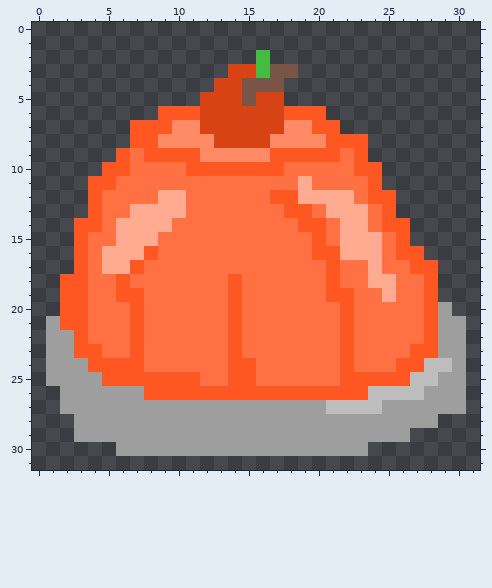
A pixel-art file gets an edit: dev/asprite/pudding.aseprite. Above is the file before it was changed.
32x32 pixels, 1 frame.
And afterwards:
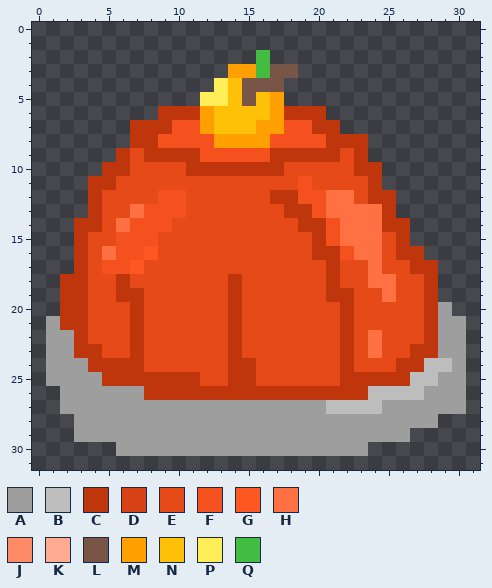
Palette (. is transparent): A #9e9e9e  B #bdbdbd  C #bf360c  D #d84315  E #e64a19  F #f4511e  G #ff5722  H #ff7043  J #ff8a65  K #ffab91  L #795548  M #ffa000  N #ffc107  P #ffee58  Q #42bd41
Diff:
Changed rows in their new state; - is an unchanged pixel.
first column x 2:
 3 ------------MM-------------
 4 -----------PN--------------
 5 ----------PPN-NM-----------
 6 -------CCCMNNNNMCCC--------
 7 -----CCCFFMNNNMMFFCC-------
 8 -----CCFFFFMMMMFFFFCCC-----
 9 ----CECCCCFFFFFCCCCCEC-----
10 ---CCEEEECCCCCCCEEEEECC----
11 --CCEEEEEEEEEEEEEFEEEEC----
12 --CEEEEFFEEEEEECCFFHHECC---
13 --CEEHFFFEEEEEEECCFHHH-C---
14 -CCEHFFFEEEEEEEEECCFHH-CC--
15 -CEEFFFEEEEEEEEEEECFHHHEC--
16 -CEHFF-EEEEEEEEEEECCFHHECC-
17 -CEFF-EEEEEEEEEEEEECEEHEECC
18 CCEECEEEEEEECEEEEEECEEHHEEC
19 CCEECCEEEEEECEEEEEECCEEHEEC
20 CCEEECEEEEEECEEEEEEECEEEEEC
21 CCEEECEEEEEECEEEEEEECEEEEEC
22 -CEEECEEEEEECEEEEEEECE-EEEC
23 -CCEECEEEEEECEEEEEEECE-EECC
24 --CCCCEEEEEECCEEEEEECEEECC-
25 ---CCCCCCCEECCEEEEEECCCCC--
26 ------CCCCCCCCCCCCCCCC-----
Boxes around the changes in both pictures, in picture pixels (x1, y1, x2, y2):
changed: (60, 64, 438, 400)
